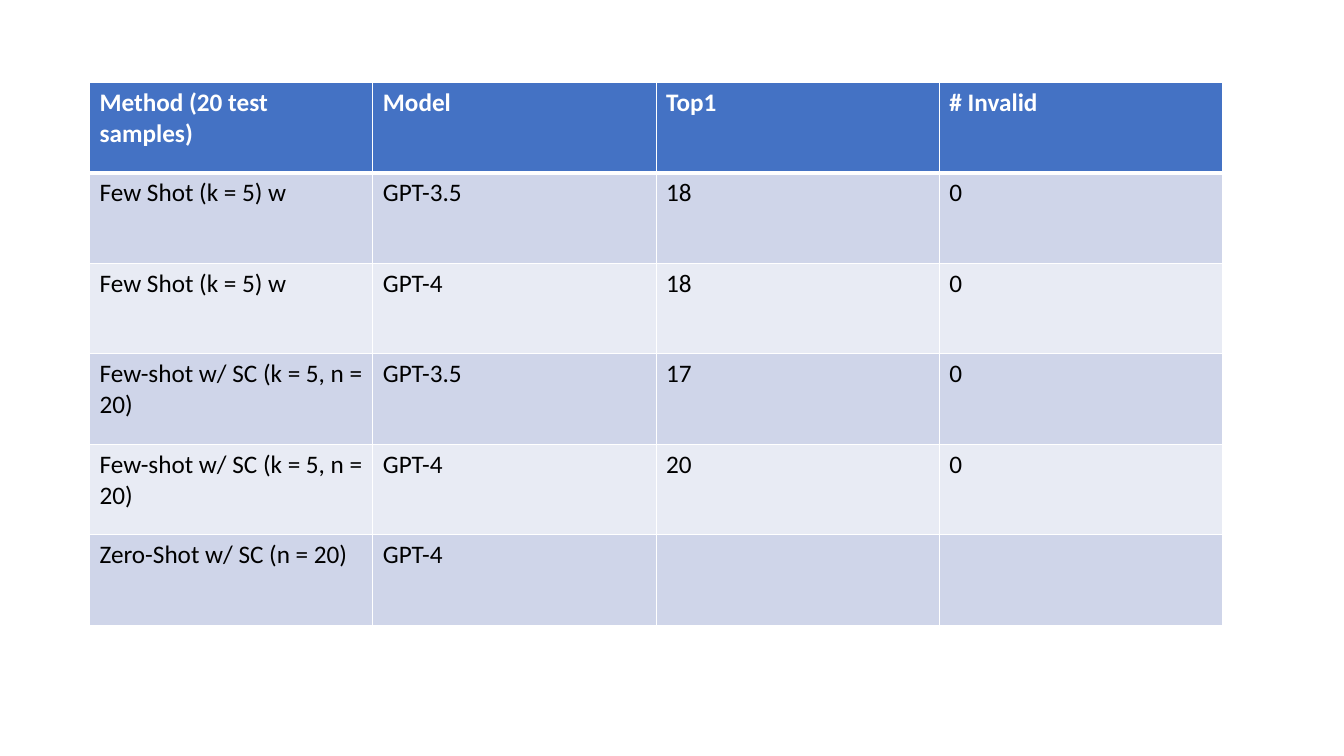
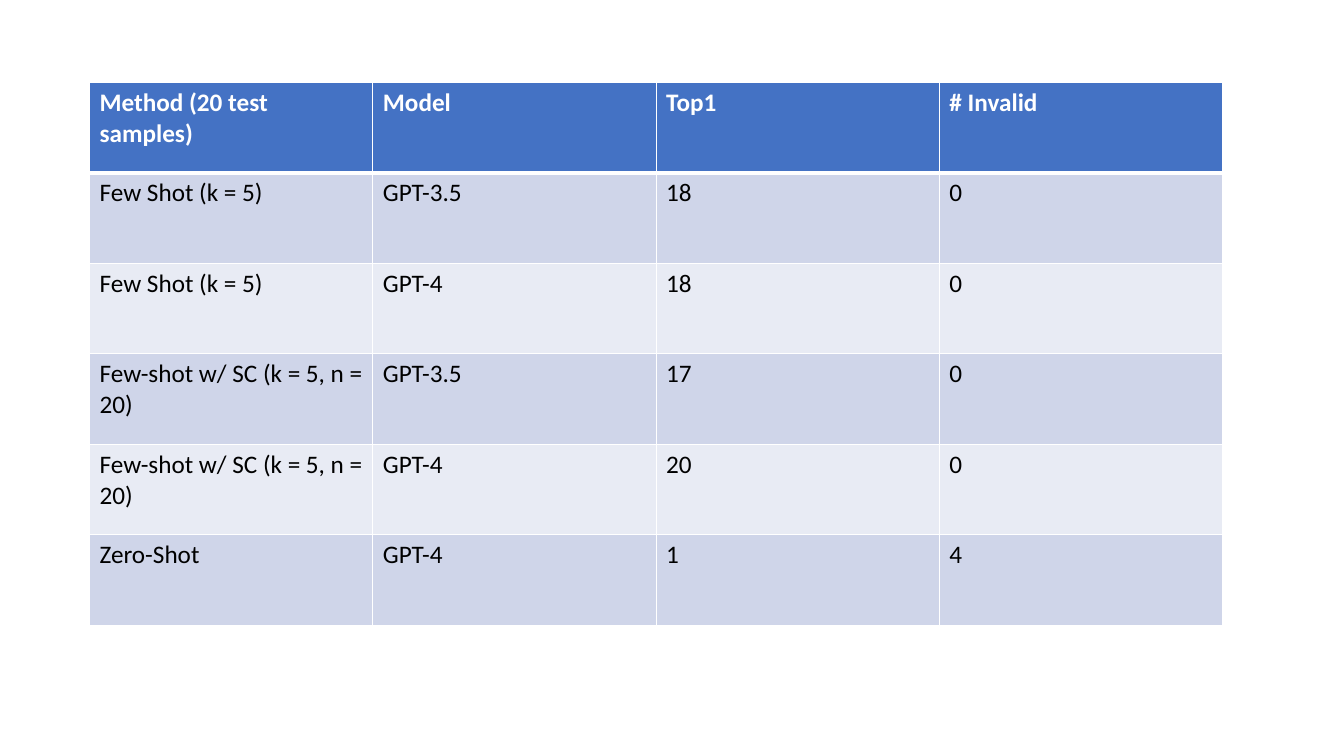
Before and after one commit to JohnDLee/ChemistryPE, a slide deck: slide 12 of pptx/7-5-2023.pptx (slide 13 before the commit). Drawn at 1344x756 pixels with LibreOffice and Linux fonts; fonts in the diff are those of the drawing. Boxes give left, top, right and bottom in pixels: in the first picture for what was removed or moved away, otherwise in the second. Text is boxed around its words. In the diff, an @@ line names an element or a change of style, - is before the commit and + after.

```diff
--- a/pptx/7-5-2023.pptx
+++ b/pptx/7-5-2023.pptx
@@ table at bbox=[90, 83, 1223, 626] @@
-row 2, column 1: Few Shot (k = 5) w
+row 2, column 1: Few Shot (k = 5)
-row 3, column 1: Few Shot (k = 5) w
+row 3, column 1: Few Shot (k = 5)
-row 6: Zero-Shot w/ SC (n = 20) | GPT-4 |  | 
+row 6: Zero-Shot | GPT-4 | 1 | 4
```
Also in this commit, not shown: 1 other slide changed, 2 slides added, 1 slide removed, 24 other files.
